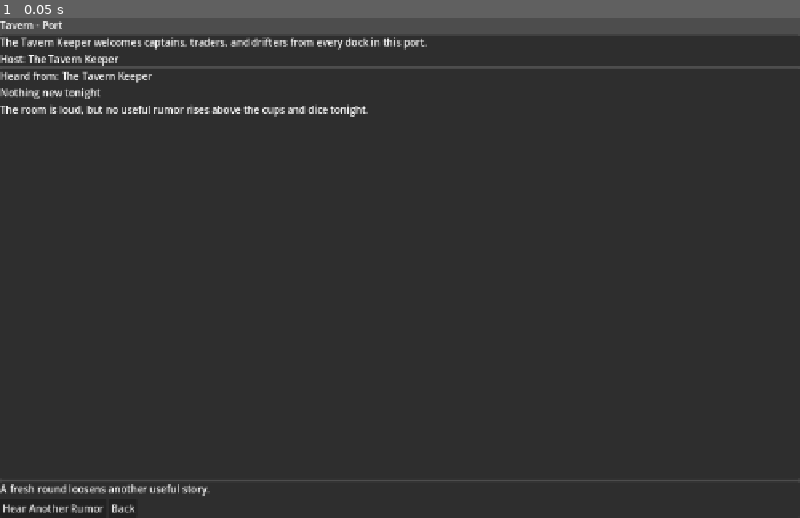
Above: before the commit, frame 1.
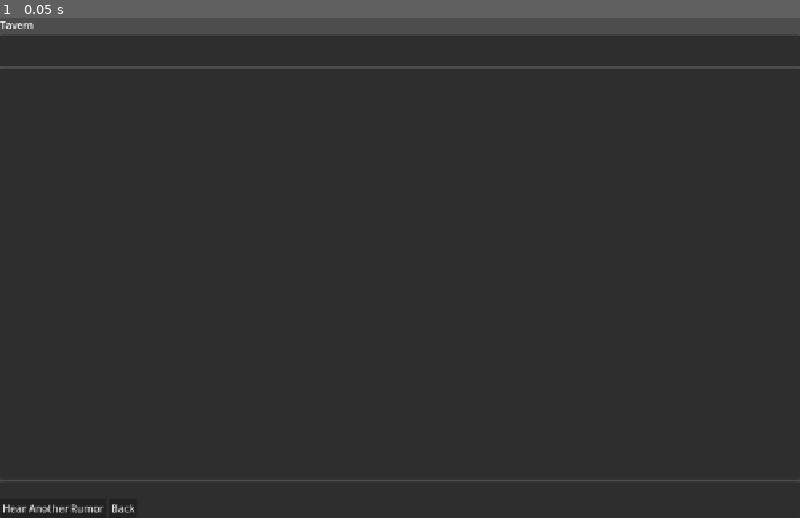
Above: after the commit, the same moment.

Repository: nwrowe/project-northwind
Game: Godot game, scene res://scenes/tavern/TavernScreen.tscn
Two runs of this game, one before a commit and one after it. Both use one fixed random seed, a clock stepped at 60 frames per second and the inputs below. This scene is started directly instead of the project's main scene.
Inputs:
- Up to frame 1 (0.05 s): no input

The runs differ from the first frame. In frame 1, 1.9% of the frame differs, in the area x 0-54%, y 0-96%.
Error after the commit: Parse Error: Could not resolve class "TavernSystem", because of a parser error. (res://scripts/ui/TavernScreen.gd:3)

Commit message:
Fix TavernSystem parser error

Diff:
--- a/scripts/systems/TavernSystem.gd
+++ b/scripts/systems/TavernSystem.gd
@@ -1,5 +1,10 @@
 class_name TavernSystem
 extends RefCounted
+
+const FIRST_NAMES := ["Arin", "Basso", "Celia", "Daren", "Elia", "Ferris", "Galen", "Hesta", "Ivo", "Jora", "Kellan", "Lysa", "Mira", "Nico", "Orin", "Pella"]
+const LAST_NAMES := ["Vale", "Morrow", "Thorne", "Sable", "Rowan", "Mar", "Quill", "Fen", "Corren", "Dusk"]
+const TRAITS := ["steady", "bold", "careful", "cheap", "loyal", "scarred", "ambitious", "calm", "ruthless", "patient"]
+const OFFICER_ROLES := ["captain", "navigator", "gunner", "carpenter"]
 
 func get_rumors_for_current_port() -> Array:
 	return GameData.get_rumors_for_port(GameState.current_port_id)
@@ -41,5 +46,133 @@
 	if filtered.is_empty():
 		filtered = rumors
 
-	var index: int = randi() % filtered.size()
-	return filtered[index]
+	var rumor_index: int = randi() % filtered.size()
+	return filtered[rumor_index]
+
+func ensure_candidates_for_current_port() -> void:
+	var port_id: String = GameState.current_port_id
+	if not GameState.tavern_candidates_by_port.has(port_id):
+		GameState.tavern_candidates_by_port[port_id] = _generate_candidate_pool(port_id)
+		return
+	var existing: Array = GameState.tavern_candidates_by_port.get(port_id, [])
+	if existing.is_empty():
+		GameState.tavern_candidates_by_port[port_id] = _generate_candidate_pool(port_id)
+
+func get_candidates_for_current_port() -> Array:
+	ensure_candidates_for_current_port()
+	return GameState.tavern_candidates_by_port.get(GameState.current_port_id, [])
+
+func reroll_candidates_for_current_port() -> Dictionary:
+	var port_id: String = GameState.current_port_id
+	GameState.tavern_candidates_by_port[port_id] = _generate_candidate_pool(port_id)
+	return {"success": true, "message": "Fresh faces drift into the tavern tonight."}
+
+func hire_candidate(candidate_id: String) -> Dictionary:
+	ensure_candidates_for_current_port()
+	var port_id: String = GameState.current_port_id
+	var candidates: Array = GameState.tavern_candidates_by_port.get(port_id, [])
+	var candidate_index: int = _find_candidate_index(candidates, candidate_id)
+	if candidate_index < 0:
+		return {"success": false, "message": "That recruit is no longer available."}
+	var candidate: Dictionary = candidates[candidate_index]
+	var role: String = str(candidate.get("role", ""))
+	var cost: int = int(candidate.get("signing_cost", 0))
+	if GameState.money < cost:
+		return {"success": false, "message": "Not enough money to hire %s." % candidate.get("name", "this recruit")}
+
+	if role == "crew":
+		var amount: int = int(candidate.get("crew_amount", 0))
+		if GameState.crew_count + amount > GameState.get_effective_crew_capacity():
+			return {"success": false, "message": "Not enough crew space on your current ship."}
+		GameState.money -= cost
+		GameState.crew_count += amount
+		GameState.change_reputation(1, 0)
+		candidates.remove_at(candidate_index)
+		GameState.tavern_candidates_by_port[port_id] = candidates
+		return {"success": true, "message": "Hired %d deckhands for %d coins." % [amount, cost]}
+
+	if GameState.get_active_officer_count() >= GameState.get_effective_officer_slots():
+		return {"success": false, "message": "No open officer slots on this ship."}
+	if GameState.officer_assignments.has(role):
+		return {"success": false, "message": "You already have a %s assigned." % role.capitalize()}
+
+	GameState.money -= cost
+	GameState.officer_assignments[role] = candidate
+	GameState.change_reputation(1, 0)
+	candidates.remove_at(candidate_index)
+	GameState.tavern_candidates_by_port[port_id] = candidates
+	return {"success": true, "message": "Hired %s as %s for %d coins." % [candidate.get("name", "Officer"), role.capitalize(), cost]}
+
+func get_officer_summary_lines() -> Array[String]:
+	var lines: Array[String] = []
+	for role in OFFICER_ROLES:
+		if GameState.officer_assignments.has(role):
+			var officer: Dictionary = GameState.officer_assignments[role]
+			lines.append("%s: %s" % [role.capitalize(), officer.get("name", "Assigned")])
+		else:
+			lines.append("%s: Vacant" % role.capitalize())
+	return lines
+
+func _generate_candidate_pool(port_id: String) -> Array:
+	var pool: Array = []
+	var base_seed: int = int(Time.get_unix_time_from_system()) + GameState.day_count
+	for i in range(3):
+		var role: String = OFFICER_ROLES[i % OFFICER_ROLES.size()]
+		pool.append(_make_officer_candidate(port_id, role, i, base_seed))
+	pool.append(_make_crew_candidate(port_id, base_seed))
+	return pool
+
+func _make_officer_candidate(port_id: String, role: String, officer_num: int, base_seed: int) -> Dictionary:
+	var name: String = _random_name(base_seed + officer_num * 11)
+	var trait: String = TRAITS[(base_seed + officer_num * 7) % TRAITS.size()]
+	var sailing: int = 2 + ((base_seed + officer_num * 3) % 5)
+	var repair: int = 1 + ((base_seed + officer_num * 5) % 5)
+	var fighting: int = 1 + ((base_seed + officer_num * 7) % 5)
+	var navigation: int = 1 + ((base_seed + officer_num * 9) % 5)
+	var leadership: int = 1 + ((base_seed + officer_num * 13) % 5)
+	var signing_cost: int = 70 + sailing * 8 + repair * 6 + fighting * 7 + navigation * 6 + leadership * 8
+	return {
+		"id": "%s_%s_%d_%d" % [port_id, role, GameState.day_count, officer_num],
+		"type": "officer",
+		"role": role,
+		"name": name,
+		"trait": trait,
+		"signing_cost": signing_cost,
+		"sailing": sailing,
+		"repair": repair,
+		"fighting": fighting,
+		"navigation": navigation,
+		"leadership": leadership,
+	}
+
+func _make_crew_candidate(port_id: String, base_seed: int) -> Dictionary:
+	var amount: int = 2 + (base_seed % 4)
+	var sailing: int = 1 + (base_seed % 3)
+	var repair: int = 1 + ((base_seed + 2) % 3)
+	var fighting: int = 1 + ((base_seed + 4) % 3)
+	var signing_cost: int = 12 * amount + sailing * 4 + repair * 3 + fighting * 3
+	return {
+		"id": "%s_crew_%d" % [port_id, GameState.day_count],
+		"type": "crew",
+		"role": "crew",
+		"name": "Deckhands for hire",
+		"trait": "practical",
+		"crew_amount": amount,
+		"signing_cost": signing_cost,
+		"sailing": sailing,
+		"repair": repair,
+		"fighting": fighting,
+	}
+
+func _find_candidate_index(candidates: Array, candidate_id: String) -> int:
+	for i in range(candidates.size()):
+		var candidate: Dictionary = candidates[i]
+		if str(candidate.get("id", "")) == candidate_id:
+			return i
+	return -1
+
+func _random_name(seed_value: int) -> String:
+	var first_name: String = FIRST_NAMES[abs(seed_value) % FIRST_NAMES.size()]
+	var last_seed: int = int(abs(seed_value) / 3)
+	var last_name: String = LAST_NAMES[last_seed % LAST_NAMES.size()]
+	return "%s %s" % [first_name, last_name]
